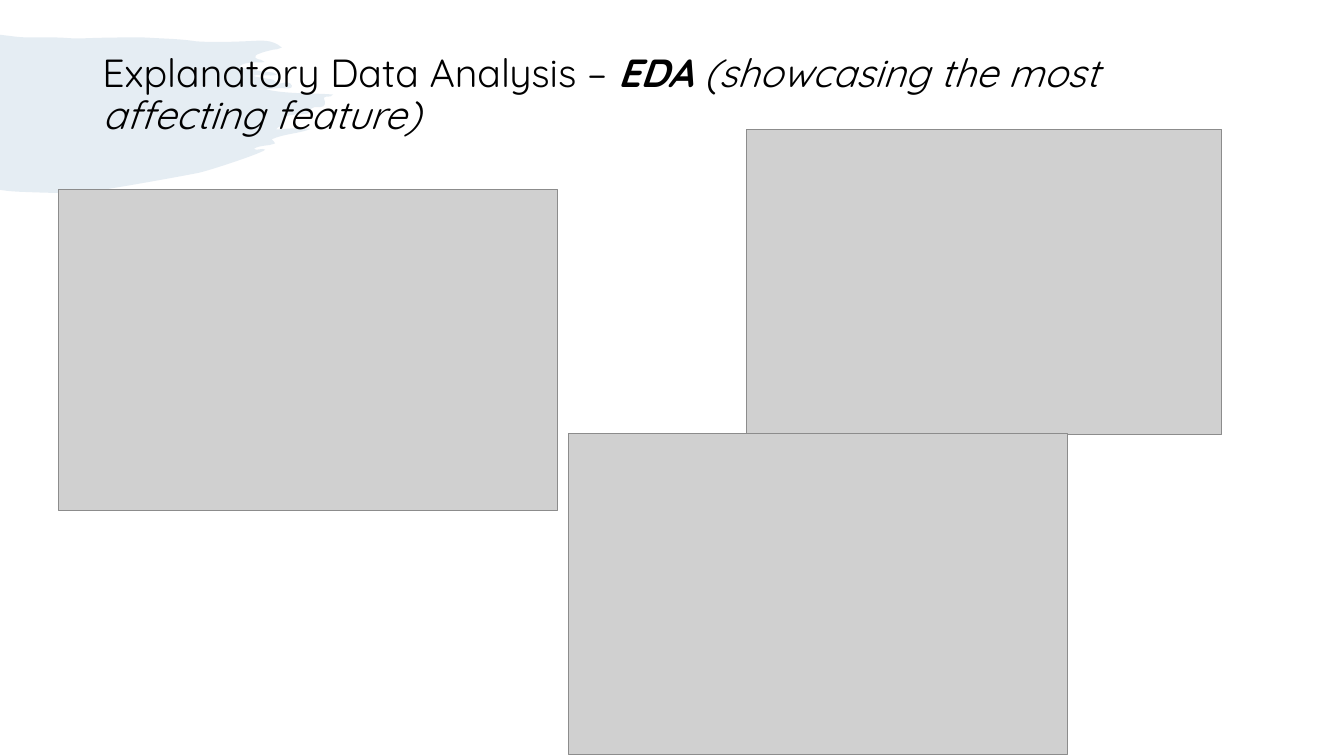
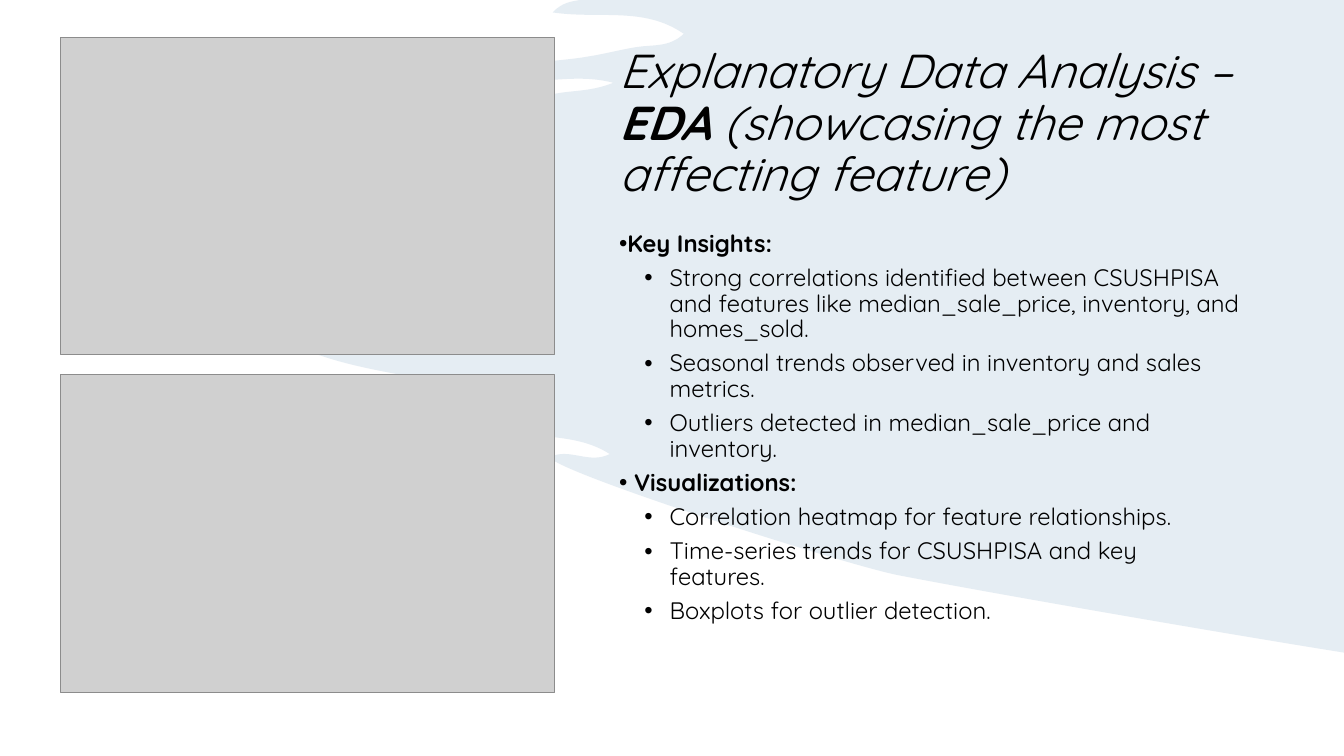
Before and after one commit to 323kZ/home_price, a slide deck: slide 2 of price.pptx. Drawn at 1344x756 pixels with LibreOffice and Linux fonts; fonts in the diff are those of the drawing; grey boxes stand for pictures. Boxes give left, top, right and bottom in pixels: in the first picture for what was removed or moved away, otherwise in the second. Text is boxed around its words. In the diff, an @@ line names an element or a change of style, - is before the commit and + after.

```diff
--- a/price.pptx
+++ b/price.pptx
@@ rectangle added at [0, 0, 1344, 756], fill #FFFFFF @@
@@ freeform shape added at [195, 0, 1344, 652], fill #81A6C4 at 20% opacity @@
@@ picture: place and size @@
-picture at [569, 434, 1068, 754]
+picture at [60, 37, 555, 355]
@@ title "Explanatory Data Analysis – EDA ...": place and size @@
-title "Explanatory Data Analysis – EDA ..." at [102, 58, 1099, 137]
+title "Explanatory Data Analysis – EDA ..." at [619, 53, 1203, 201]
@@ title "Explanatory Data Analysis – EDA ..." at [619, 53, 1203, 201]: size 28 to 34 pt; italic on in "Explanatory Data Analysis –"; vertical alignment middle to bottom @@
@@ picture removed at [58, 190, 558, 510] @@
@@ text added at [627, 234, 1239, 624], 17 pt, text #000000 @@
+• Key Insights:
+  • Strong correlations identified between CSUSHPISA and features like median_sale_price, inventory, and homes_sold.
+  • Seasonal trends observed in inventory and sales metrics.
+  • Outliers detected in median_sale_price and inventory.
+• Visualizations:
+  • Correlation heatmap for feature relationships.
+  • Time-series trends for CSUSHPISA and key features.
+  • Boxplots for outlier detection.
@@ picture: place and size @@
-picture at [747, 129, 1223, 436]
+picture at [60, 375, 555, 693]
```
Also in this commit, not shown: 4 other slides changed, 2 slides added, 1 slide removed.
